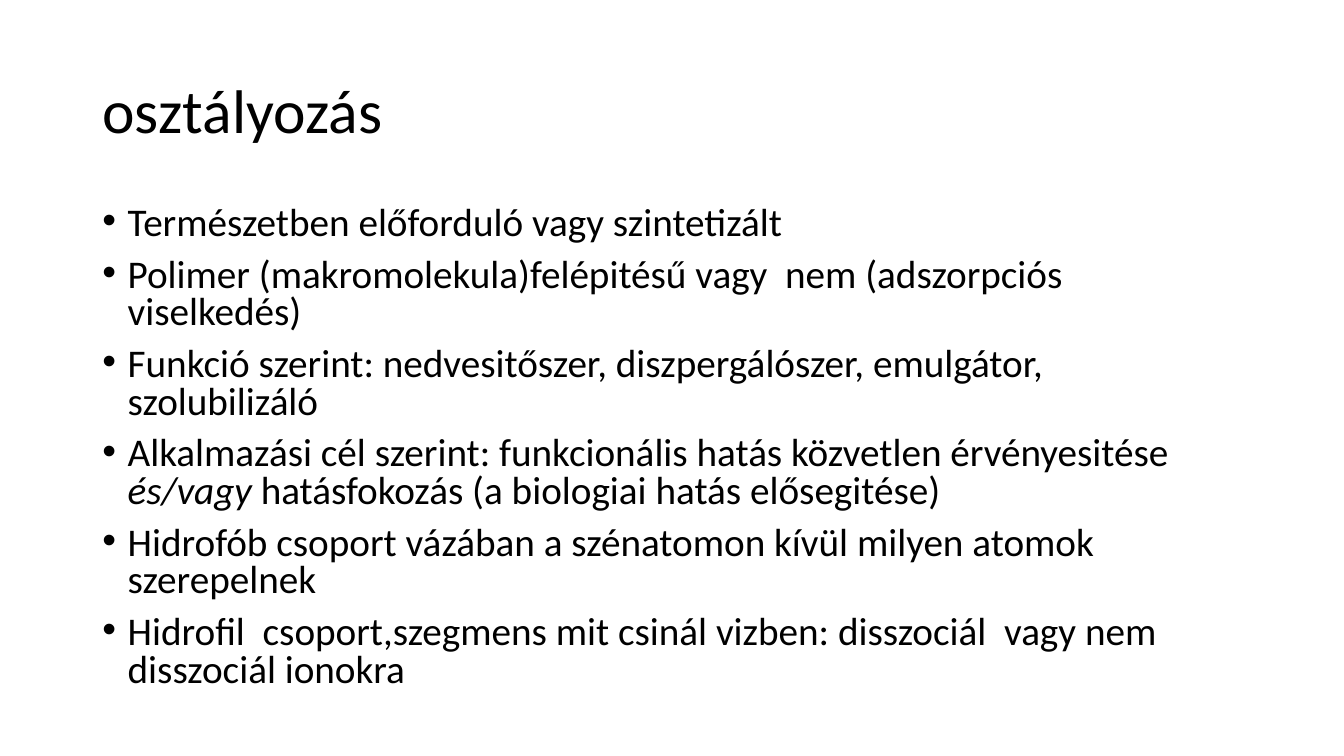
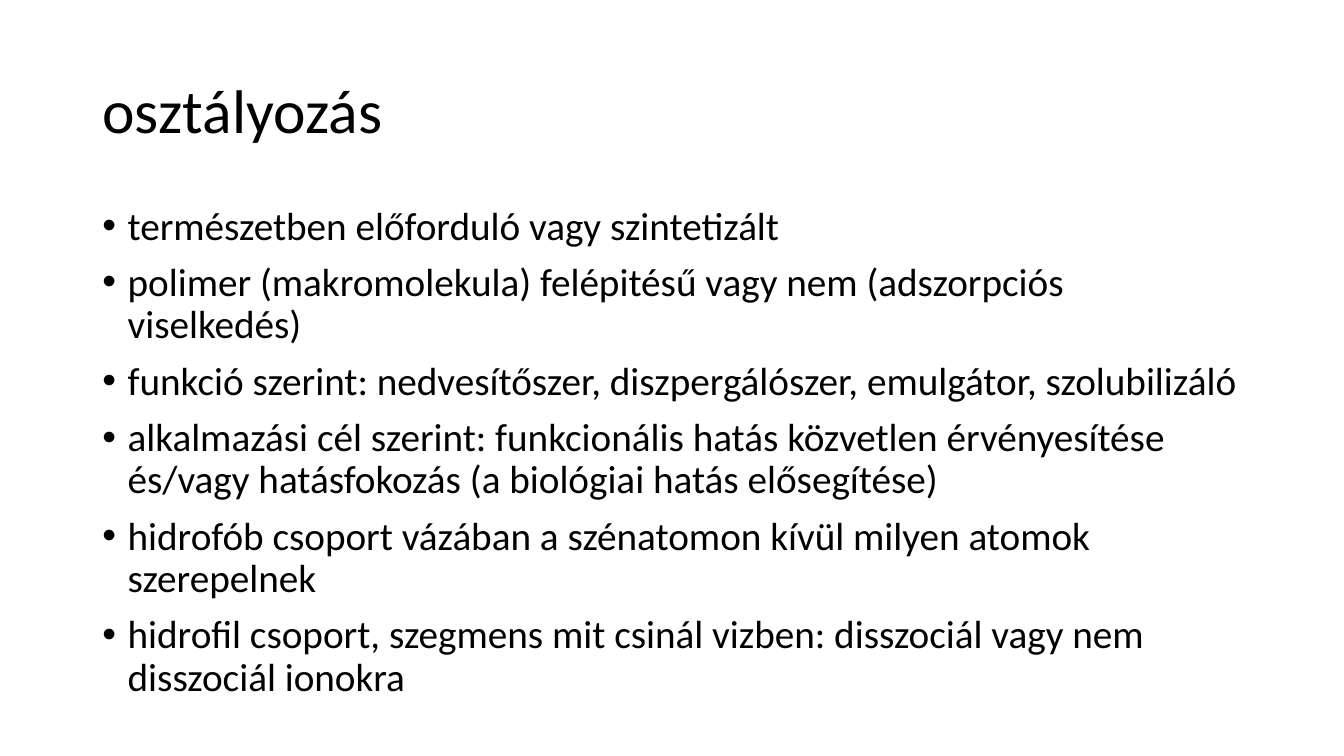
Before and after one commit to LilianaBohus/chemistry-presenations, a slide deck: slide 32 of formulations-and-surfactants.pptx. Drawn at 1344x756 pixels with LibreOffice and Linux fonts; fonts in the diff are those of the drawing. Boxes give left, top, right and bottom in pixels: in the first picture for what was removed or moved away, otherwise in the second. Text is boxed around its words. In the diff, an @@ line names an element or a change of style, - is before the commit and + after.

```diff
--- a/formulations-and-surfactants.pptx
+++ b/formulations-and-surfactants.pptx
@@ text at [128, 212, 1236, 692]: text changed @@
-• Természetben előforduló vagy szintetizált
-• Polimer (makromolekula)felépitésű vagy nem (adszorpciós viselkedés)
-• Funkció szerint: nedvesitőszer, diszpergálószer, emulgátor, szolubilizáló
-• Alkalmazási cél szerint: funkcionális hatás közvetlen érvényesitése és/vagy hatásfokozás (a biologiai hatás elősegitése)
-• Hidrofób csoport vázában a szénatomon kívül milyen atomok szerepelnek
-• Hidrofil csoport,szegmens mit csinál vizben: disszociál vagy nem disszociál ionokra
+• természetben előforduló vagy szintetizált
+• polimer (makromolekula) felépitésű vagy nem (adszorpciós viselkedés)
+• funkció szerint: nedvesítőszer, diszpergálószer, emulgátor, szolubilizáló
+• alkalmazási cél szerint: funkcionális hatás közvetlen érvényesítése és/vagy hatásfokozás (a biológiai hatás elősegítése)
+• hidrofób csoport vázában a szénatomon kívül milyen atomok szerepelnek
+• hidrofil csoport, szegmens mit csinál vizben: disszociál vagy nem disszociál ionokra
```
Also in this commit, not shown: 18 other slides changed, 2 slides added, 2 slides removed.
